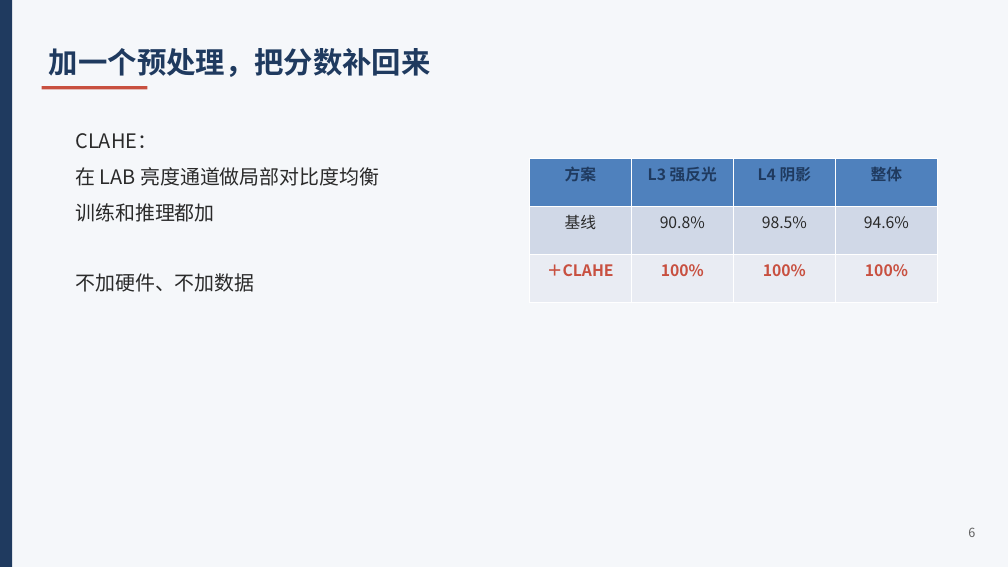
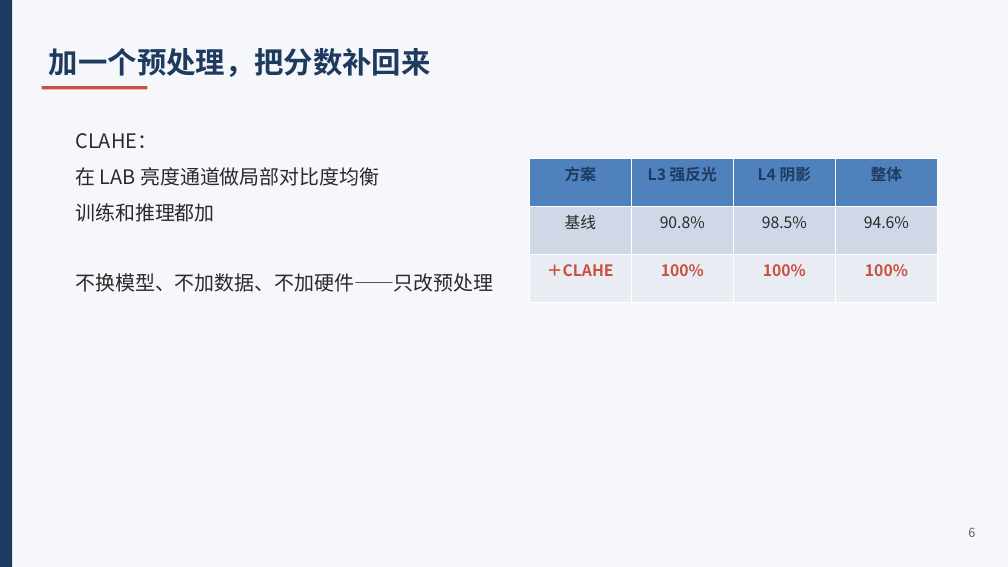
Before and after one commit to ShuM-928/ICEC-2026-0245-ZouHaohang, a slide deck: slide 6 of 02-20Days-Challenge/report/项目二_汇报.pptx. Drawn at 1008x567 pixels with LibreOffice and Linux fonts; fonts in the diff are those of the drawing. Boxes give left, top, right and bottom in pixels: in the first picture for what was removed or moved away, otherwise in the second. Text is boxed around its words. In the diff, an @@ line names an element or a change of style, - is before the commit and + after.

Commit message:
PPT 第 6 页措辞：明确是「只改预处理」，避免与后面补光加数据混淆

```diff
--- a/02-20Days-Challenge/report/项目二_汇报.pptx
+++ b/02-20Days-Challenge/report/项目二_汇报.pptx
@@ text at box(75, 273, 493, 292): text changed @@
-不加硬件、不加数据
+不换模型、不加数据、不加硬件——只改预处理
```
Also in this commit, not shown: 1 other file.
